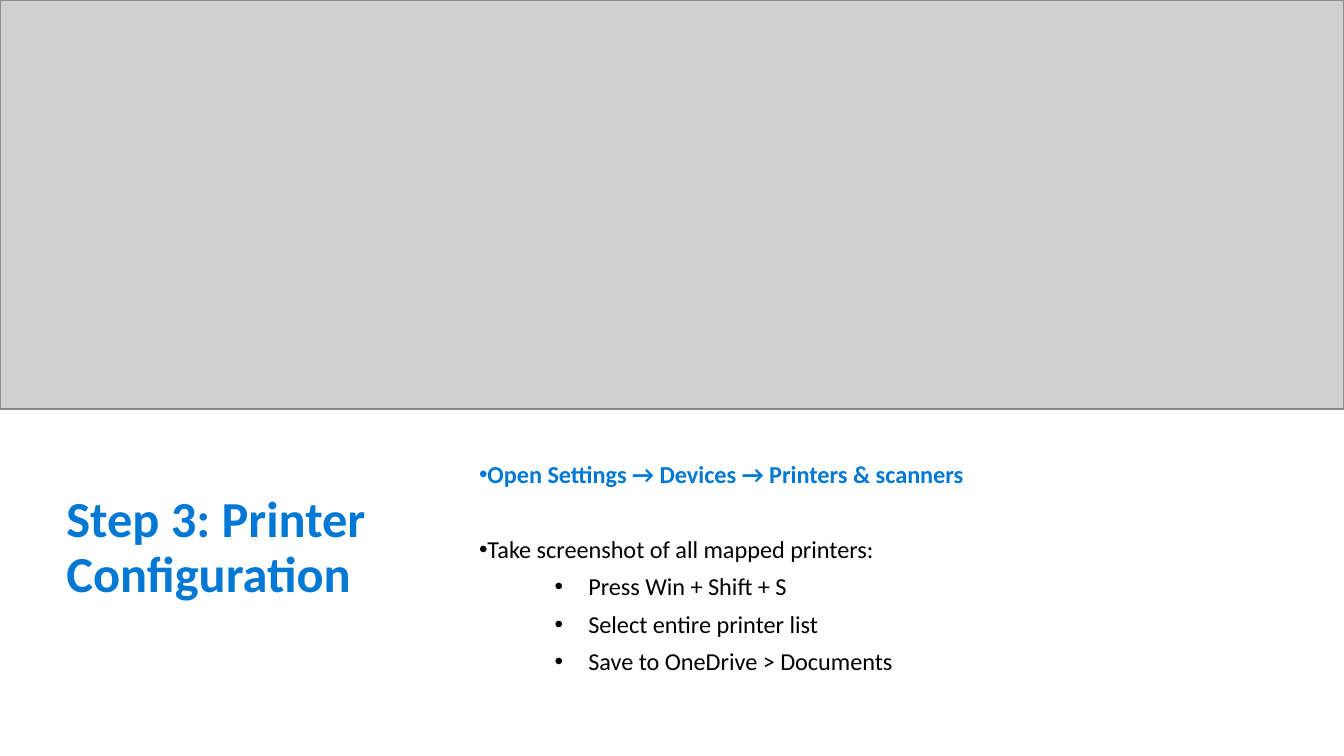
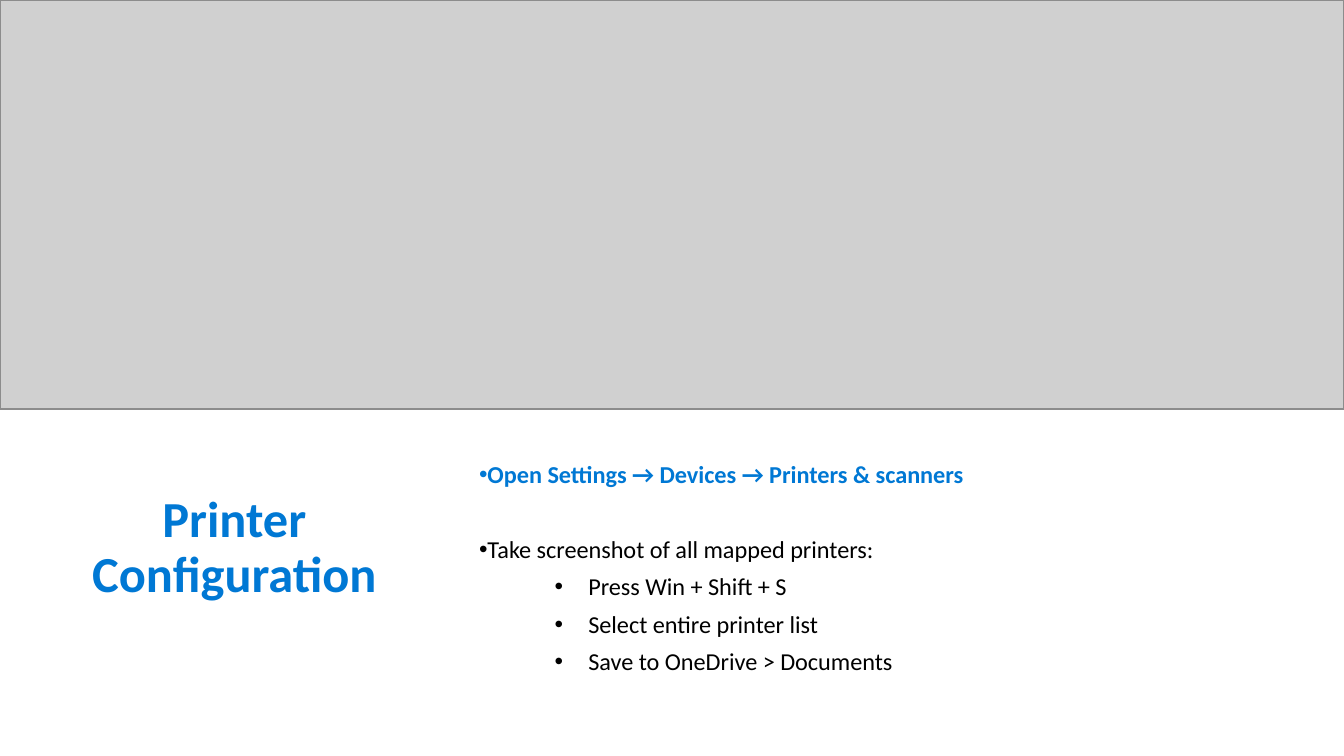
Before and after one commit to ipsghonline/tmp, a slide deck: slide 5 of presentation/Phase1-Backup-Guide.pptx. Drawn at 1344x756 pixels with LibreOffice and Linux fonts; fonts in the diff are those of the drawing; grey boxes stand for pictures. Boxes give left, top, right and bottom in pixels: in the first picture for what was removed or moved away, otherwise in the second. Text is boxed around its words. In the diff, an @@ line names an element or a change of style, - is before the commit and + after.

```diff
--- a/presentation/Phase1-Backup-Guide.pptx
+++ b/presentation/Phase1-Backup-Guide.pptx
@@ text at (92, 501, 376, 601): text changed @@
-Step 3: Printer Configuration
+Printer Configuration
```
Also in this commit, not shown: 5 other slides changed, 1 slide added.
